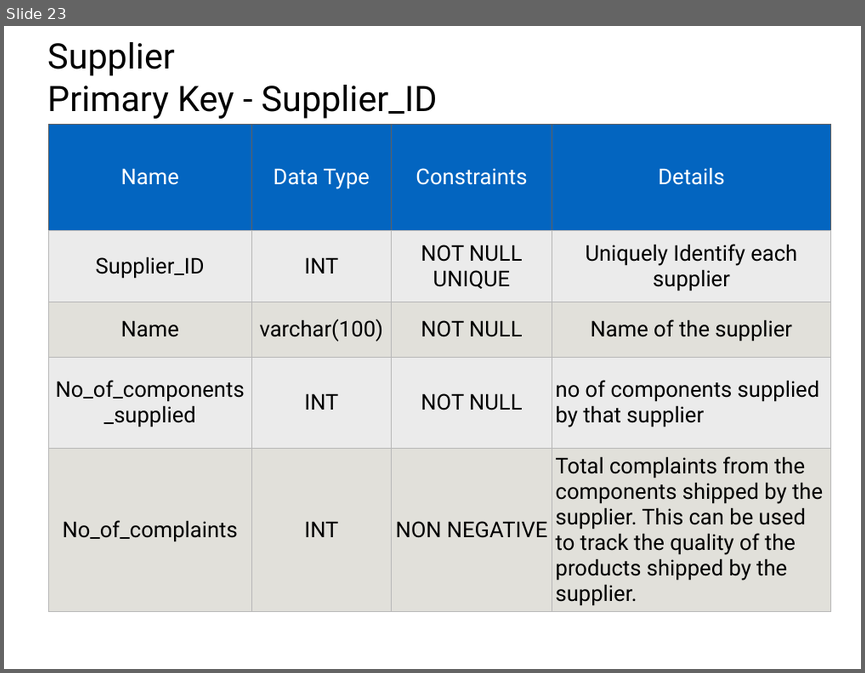
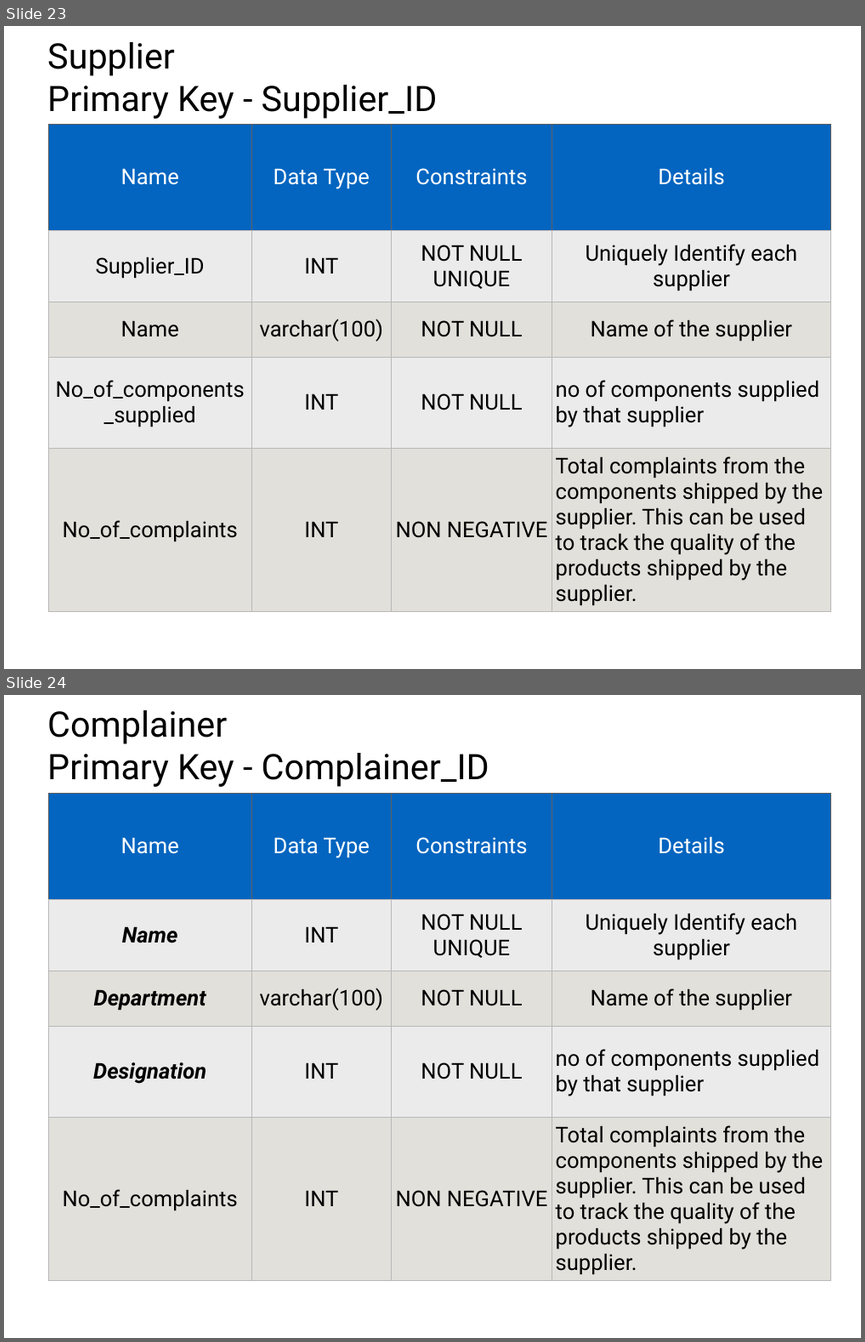
Before and after one commit to SanketSKasar/VJTI-DBA-Project, a slide deck: ProjectDetails/Presentation.pptx. Shown one above the other, each under a label of ours: slide 23 before the commit, slides 23 and 24 after it. The pictures are 865x673 and 865x1342 pixels, drawn with LibreOffice and Linux fonts; fonts in the diff are those of the drawing. Boxes give left, top, right and bottom in pixels: in the first picture for what was removed or moved away, otherwise in the second. Text is boxed around its words. In the diff, an @@ line names an element or a change of style, - is before the commit and + after.

```diff
--- a/ProjectDetails/Presentation.pptx
+++ b/ProjectDetails/Presentation.pptx
@@ slide 24 added at box(4, 695, 861, 1338), background #FFFFFF @@
@@ text added at box(47, 710, 489, 787), 42 pt, text #000000 @@
+Complainer
+Primary Key - Complainer_ID
@@ table added at box(48, 794, 831, 1280), 5 rows, 4 columns @@
+Name | Data Type | Constraints | Details
+Name | INT | NOT NULL / UNIQUE | Uniquely Identify each supplier
+Department | varchar(100) | NOT NULL | Name of the supplier
+Designation | INT | NOT NULL | no of components supplied by that supplier
+No_of_complaints | INT | NON NEGATIVE | Total complaints from the components shipped by the supplier. This can be used to track the quality of the products shipped by the supplier.
```
Also in this commit, not shown: 13 slides changed, 1 other file.
